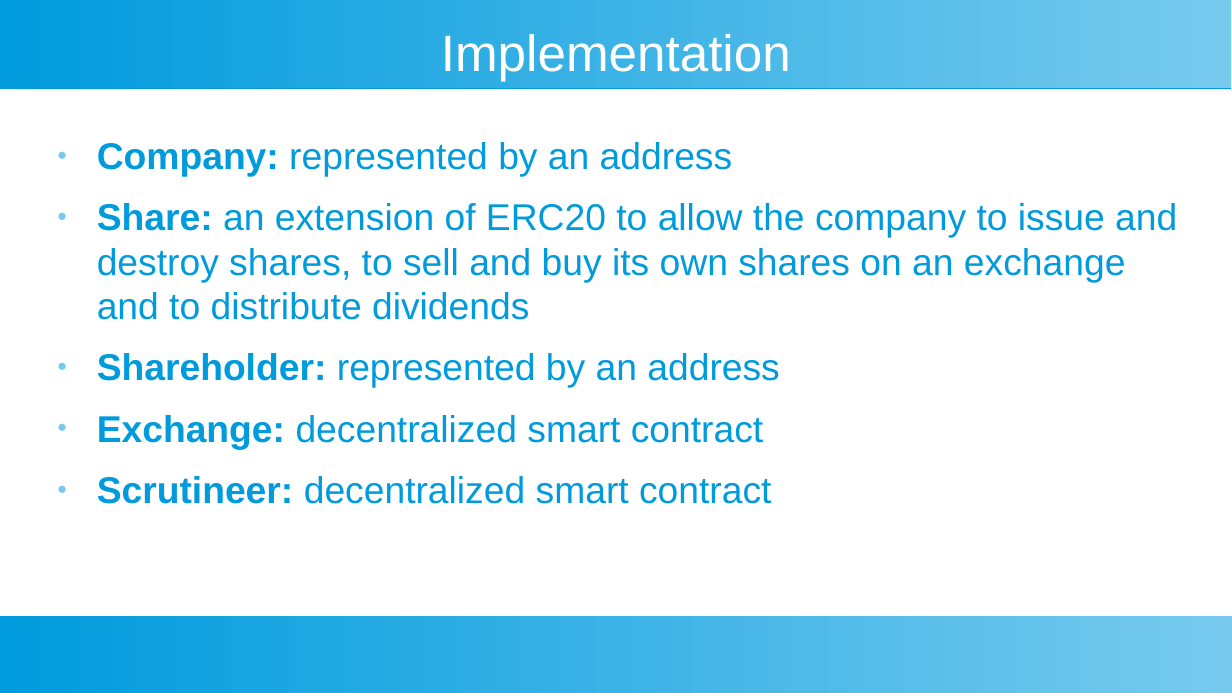
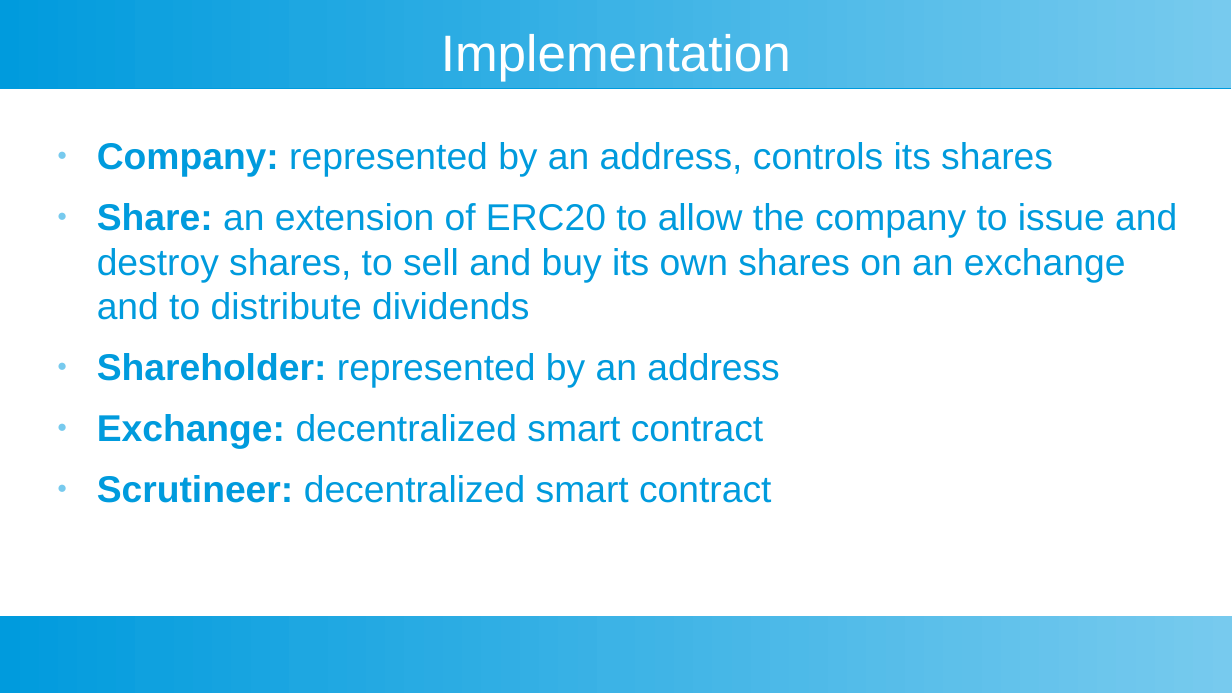
Before and after one commit to toongeorges/cryptoshares, a slide deck: slide 8 of design.odp (slide 6 before the commit). Drawn at 1232x693 pixels with LibreOffice and Linux fonts; fonts in the diff are those of the drawing. Boxes give left, top, right and bottom in pixels: in the first picture for what was removed or moved away, otherwise in the second. Text is boxed around its words. In the diff, an @@ line names an element or a change of style, - is before the commit and + after.

```diff
--- a/design.odp
+++ b/design.odp
@@ text at [97,142,1053,177]: text changed @@
-● Company: represented by an address
+● Company: represented by an address, controls its shares
```
Also in this commit, not shown: 6 other slides changed, 28 slides added, 1 slide removed.
